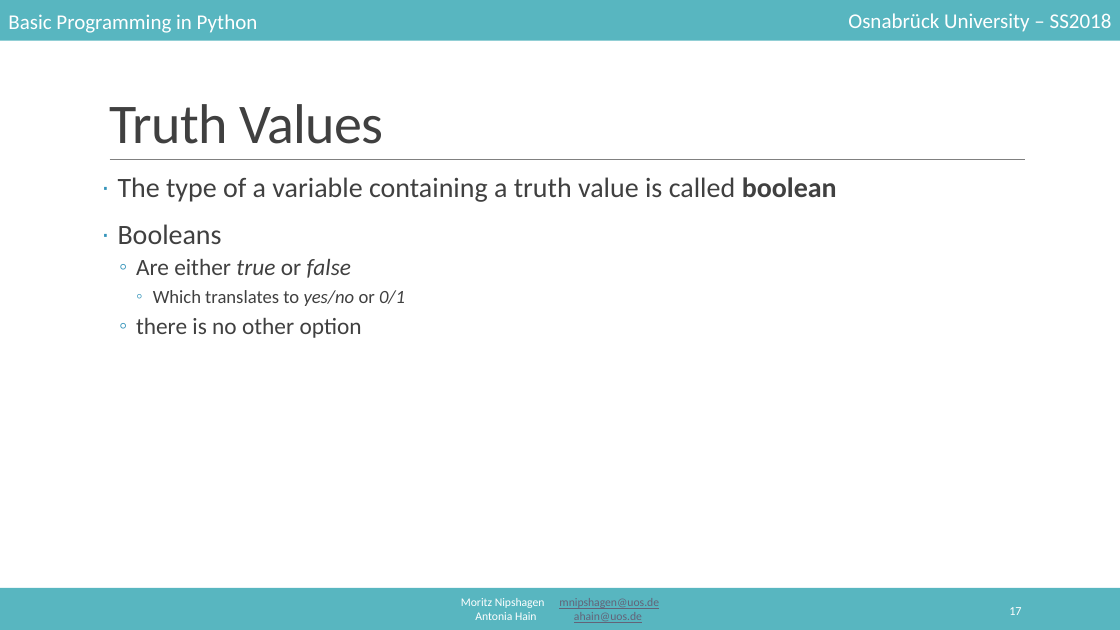
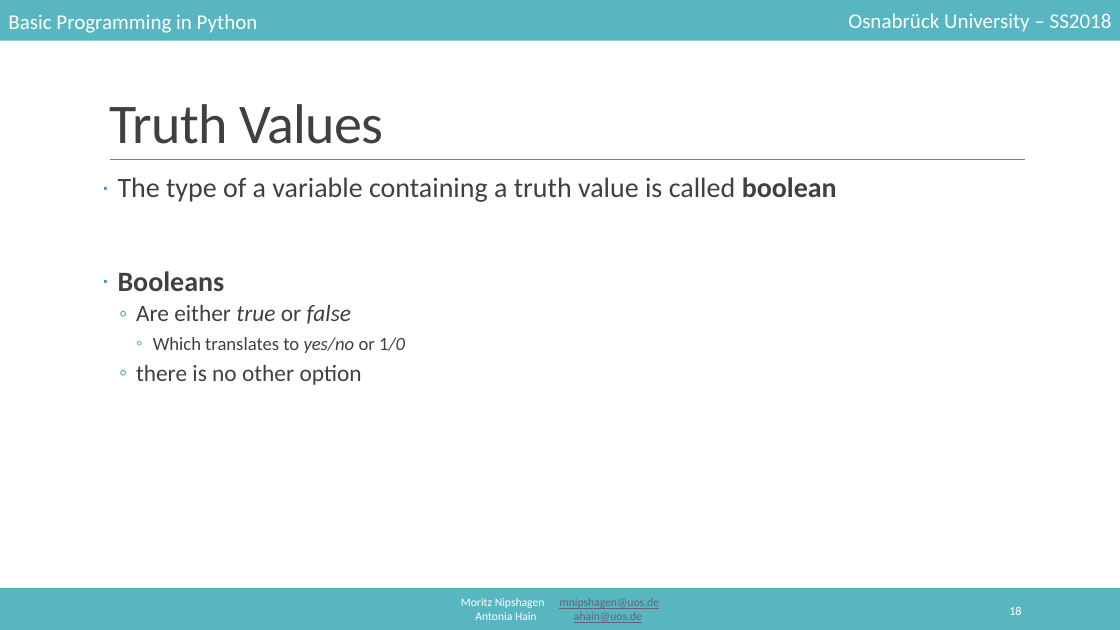
Before and after one commit to mnipshagen/monty, a slide deck: slide 18 of 2018/02/Syntax_and_variables.pptx (slide 17 before the commit). Drawn at 1120x630 pixels with LibreOffice and Linux fonts; fonts in the diff are those of the drawing. Boxes give left, top, right and bottom in pixels: in the first picture for what was removed or moved away, otherwise in the second. Text is boxed around its words. In the diff, an @@ line names an element or a change of style, - is before the commit and + after.

```diff
--- a/2018/02/Syntax_and_variables.pptx
+++ b/2018/02/Syntax_and_variables.pptx
@@ text at bbox=[118, 271, 225, 291]: bold on in "Booleans" @@
@@ text at bbox=[153, 337, 405, 353]: text changed @@
-    ◦ Which translates to yes/no or 0/1
+    ◦ Which translates to yes/no or 1/0
@@ page number at bbox=[1009, 606, 1021, 615]: text changed @@
-17
+18
```
Also in this commit, not shown: 20 other slides changed, 31 slides added, 1 other file.
